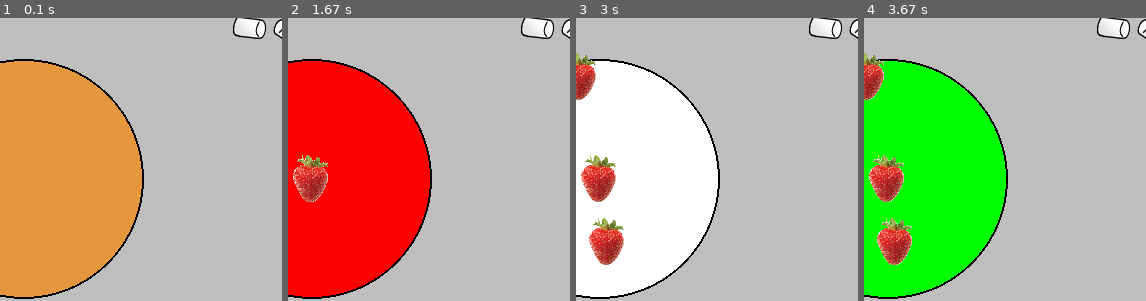
Above: before the commit, frames 1-4 (left to right).
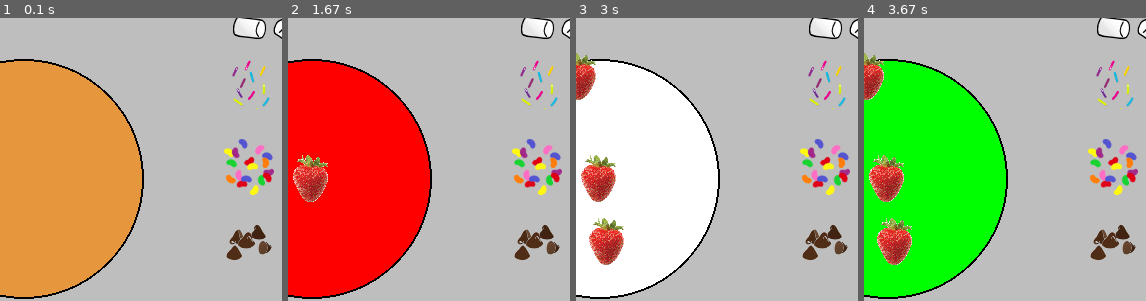
Above: after the commit, the same moments.

Repository: bennorth/cake-decoration-in-pygame
Game: pygame game, started from cake.py
Same seed, same stepped clock (60 frames per second), same inputs: the game is played once before the commit and once after it.
Inputs (mouse positions are % of the whole screen's width and height, from its top left):
- Up to frame 1 (0.1 s): no input
- Up to frame 2 (1.67 s): click (49, 53) at 0.38 s; click (23, 54) at 0.72 s; click (16, 78) at 1.05 s; click (21, 14) at 1.38 s
- Up to frame 3 (3 s): click (24, 32) at 1.72 s; click (50, 64) at 2.05 s; click (45, 35) at 2.38 s
- Up to frame 4 (3.67 s): click (13, 12) at 3.22 s; click (14, 63) at 3.55 s
The pictures show only the part of the screen within x 45-95%, y 25-75%; the shares and areas given below are measured in that part.

The runs differ from the first frame. In frame 1, 2.6% of the frame differs, in the area x 79-98%, y 14-86%; in frame 2, 2.6%; in frame 3, 2.6%; in frame 4, 2.6%.

Commit message:
add sprinkles, jellybeans, choc-chips to menu
But do not yet hit-check them.

Diff:
--- a/cake.py
+++ b/cake.py
@@ -26,7 +26,7 @@
 chocolate_chips = pygame.image.load('awesomechocochips.png')
 chocolate_chips.convert_alpha()
 
-decoration_menu = [strawberry, marshmallows]
+decoration_menu = [strawberry, marshmallows, sprinkles, jellybeans, chocolate_chips]
 
 current_decoration = strawberry
 
